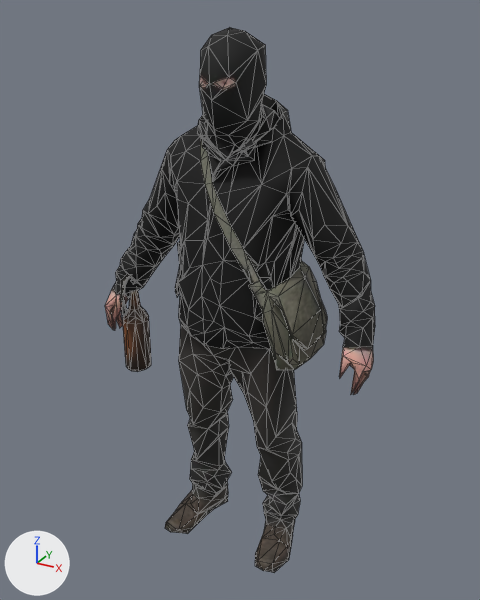
The glTF model models/partisan.glb as it was, and as the next commit left it.
Camera for both pictures: a 50 mm camera at (0.983, -1.779, 1.85) aimed at (-0.007, 0.021, 0.95). Lighting does not change. The marker at lower left points along +X, +Y and +Z. The first picture is the older version. Mesh edges are drawn as thin lines. Vertices at exactly the same position are counted once.

Objects in the first picture: 'partisan'.
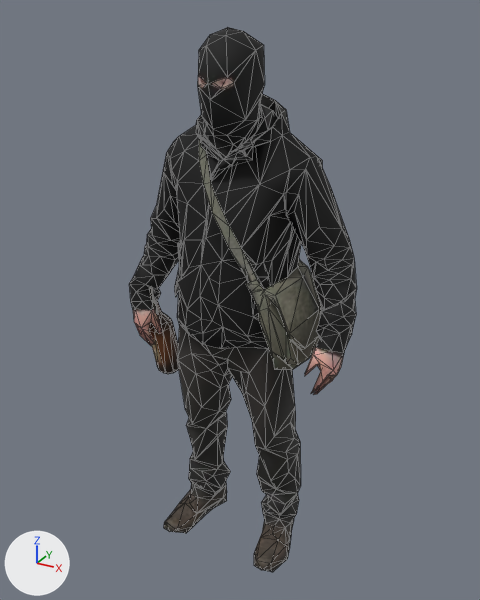
Diff of the bpy script that builds the scene:
```diff
--- a/models/partisan.glb.py
+++ b/models/partisan.glb.py
@@ me_mesh_0_001 @@
 # used by ob_partisan; location = (0.0, 0.0, 0.0)
-me_mesh_0_001.from_pydata(...)  # 985 vertices, 2000 faces; spans x -0.49..0.49, y -0.19..0.19, z 0.0..1.8
+me_mesh_0_001.from_pydata(...)  # 985 vertices, 2000 faces; spans x -0.41..0.41, y -0.19..0.19, z 0.0..1.8
+# me_mesh_0_001 part 1: the loose piece of 40 vertices spanning x -0.42..-0.4, y -0.11..-0.03, z 0.85..1.0 is multiplied about its middle by the matrix ((0.646, -0.762, -0.04), (0.738, 0.638, -0.22), (0.194, 0.113, 0.975)), then moved by (0.1, 0.02, -0.03)
+# me_mesh_0_001 part 2: the loose piece of 66 vertices spanning x -0.45..-0.36, y -0.09..0.01, z 0.62..0.97 is multiplied about its middle by the matrix ((0.646, -0.762, -0.04), (0.738, 0.638, -0.22), (0.194, 0.113, 0.975)), then moved by (0.08, 0.04, -0.02)
+# me_mesh_0_001 part 3: 339 of 985 vertices moved; they spanned x -0.49..0.49, y -0.16..0.18, z 0.78..1.6 and now span x -0.41..0.41, y -0.17..0.18, z 0.74..1.6; mean shift (0.0, 0.0, -0.01); largest move (-0.43, -0.14, 0.85) -> (-0.26, -0.1, 0.82)
 me_mesh_0_001.materials.append(mat_baked)
```

Location of each change, (x1, y1, x2, y2) in pixels of the pictures (480 x 600 px; the box of a moved part takes in the faces that stretch with it):
'partisan', reshaped (15% narrower)
    before: (105, 27, 375, 573)
    after: (129, 27, 357, 572)
part 1 of me_mesh_0_001, moved or reshaped
    before: (120, 274, 130, 316)
    after: (149, 287, 162, 325)
part 2 of me_mesh_0_001, moved or reshaped
    before: (123, 290, 151, 372)
    after: (149, 301, 179, 374)
part 3 of me_mesh_0_001, moved or reshaped
    before: (105, 115, 375, 395)
    after: (129, 114, 357, 395)
